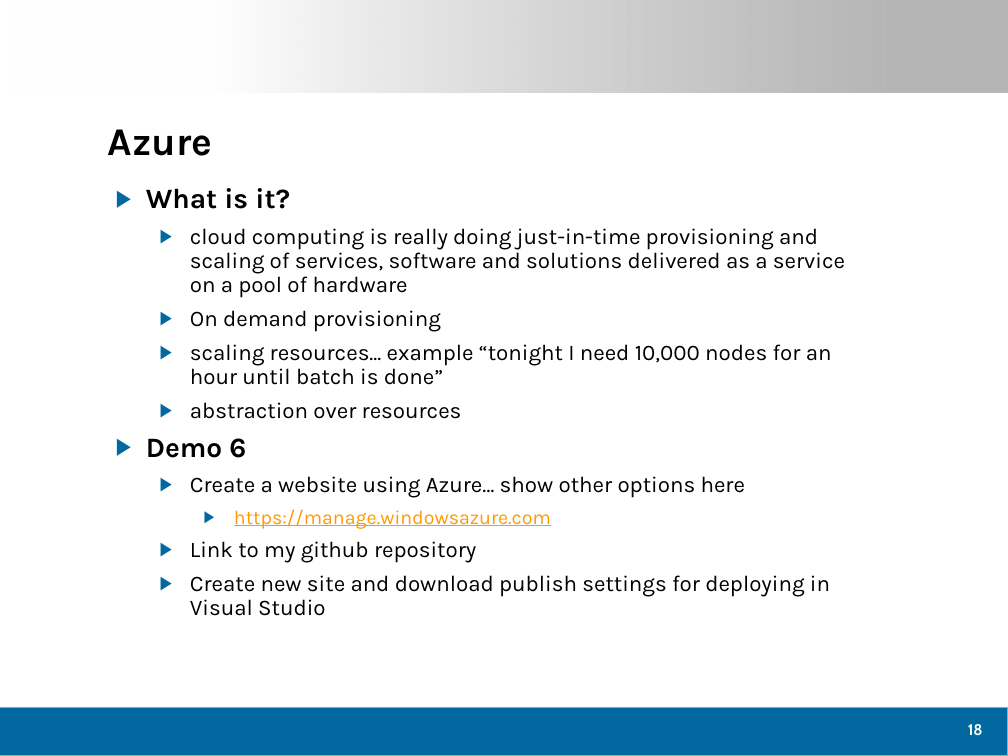
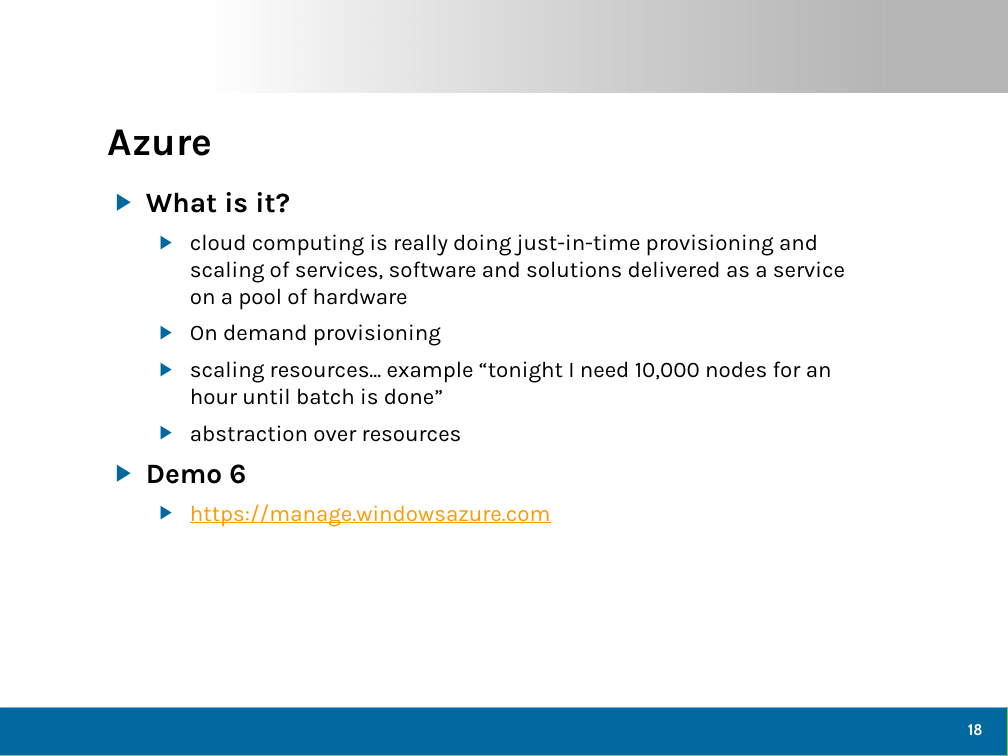
Before and after one commit to dtomyn/HTML5Demo1, a slide deck: slide 19 of Docs/2012 - Live360 Event Review (NEWER).pptx. Drawn at 1008x756 pixels with LibreOffice and Linux fonts; fonts in the diff are those of the drawing; background and template pictures are left out. Boxes give left, top, right and bottom in pixels: in the first picture for what was removed or moved away, otherwise in the second. Text is boxed around its words. In the diff, an @@ line names an element or a change of style, - is before the commit and + after.

```diff
--- a/Docs/2012 - Live360 Event Review (NEWER).pptx
+++ b/Docs/2012 - Live360 Event Review (NEWER).pptx
@@ text "What is it?" at box(146, 192, 845, 527): size 14 to 16 pt in "https://manage.windowsazure.com"; line spacing 0.9 to 1; list level 3 to 2 in "https://manage.windowsazure.com" @@
@@ text at box(190, 476, 745, 498): paragraph removed @@
-  ▶ Create a website using Azure… show other options here
@@ text at box(190, 541, 830, 616): paragraphs removed @@
-  ▶ Link to my github repository
-  ▶ Create new site and download publish settings for deploying in Visual Studio
```
Also in this commit, not shown: 5 other slides changed, 1 slide removed, 1 other file.
